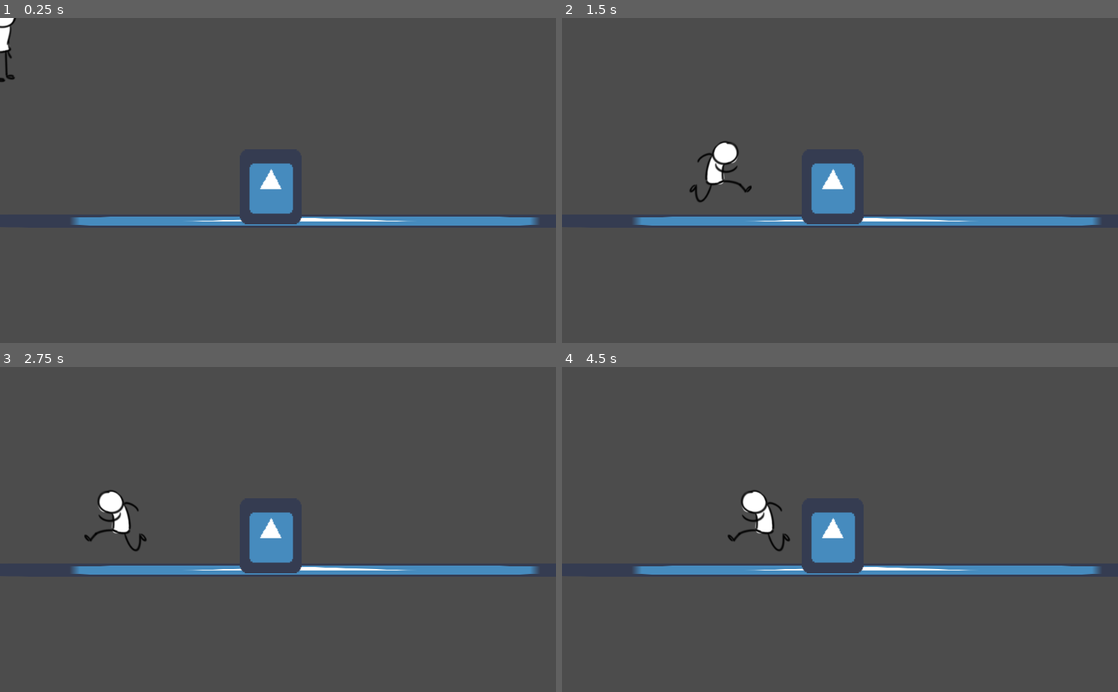
Above: before the commit, frames 1-4 (two rows, left to right).
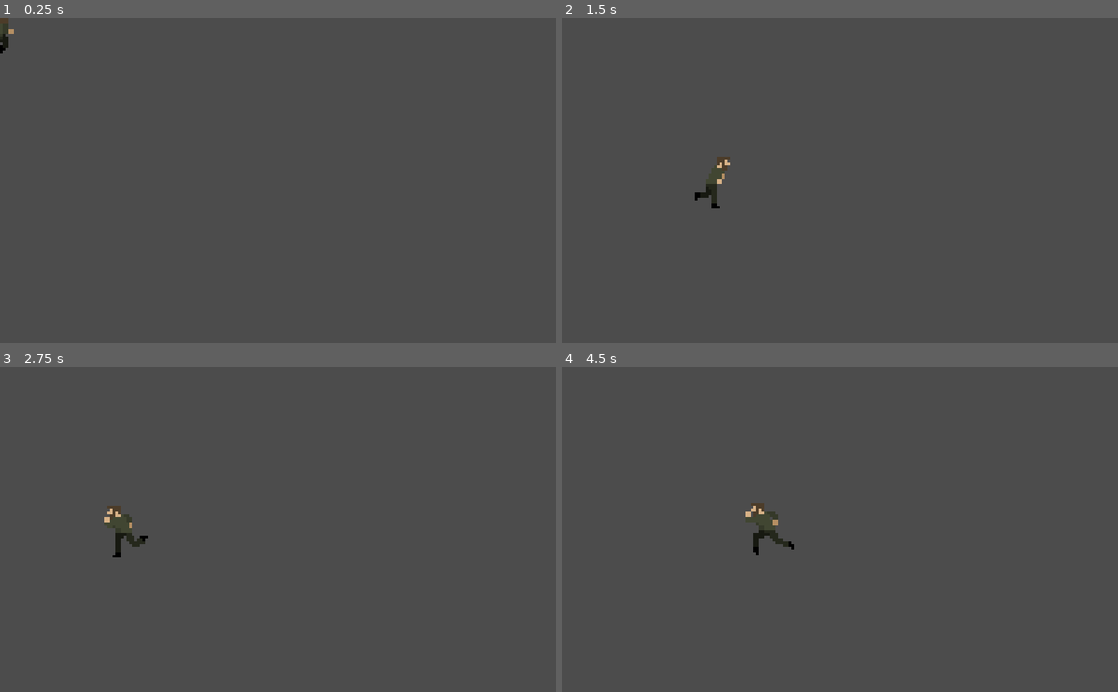
Above: after the commit, the same moments.

Repository: earlsab/godot-game-test
Game: Godot game, scene res://Main.tscn
Two runs of this game, one before a commit and one after it. Both use one fixed random seed, a clock stepped at 60 frames per second and the inputs below. The engine's default icon, where the game draws it, is replaced by a stand-in: a white triangle on a blue panel in a dark square.
Inputs:
- Up to frame 1 (0.25 s): no input
- Up to frame 2 (1.5 s): hold Right (ui_right) from 0.53 s (still down)
- Up to frame 3 (2.75 s): release Right (ui_right) at 2.03 s; hold Left (ui_left) from 2.03 s (still down)
- Up to frame 4 (4.5 s): release Left (ui_left) at 2.78 s; hold Right (ui_right) 2.78-4.28 s; hold Left (ui_left) from 4.28 s (still down)

The runs differ from the first frame. In frame 1, 3.6% of the frame differs, in the area x 0-97%, y 0-64%; in frame 2, 4.0%; in frame 3, 4.1%; in frame 4, 4.1%, in the area x 12-97%, y 37-64%.

Commit message:
Implementation of new sprites

Diff:
--- a/Player/Player.gd
+++ b/Player/Player.gd
@@ -15,6 +15,7 @@
 func _physics_process(_delta):
 	movement.y += GRAVITY
 	var moveState
+	var animationState
 
 	# Movement States
 	if Input.is_action_pressed("ui_extra1"):
@@ -24,23 +25,30 @@
 	else:
 		moveState = WALK
 
+	if is_on_floor():
+		animationState = "Run"
+	else:
+		animationState = "Jump"
+
 	# Player Input
 	if Input.is_action_pressed("ui_right"):
 		movement.x = moveState
 		$spr_player.flip_h = false
-		$spr_player.play("Run")
+		$spr_player.play(animationState)
 	elif Input.is_action_pressed("ui_left"):
 		movement.x = -(moveState)
 		$spr_player.flip_h = true
-		$spr_player.play("Run")
+		$spr_player.play(animationState)
 	else:
 		movement.x = 0
-		$spr_player.play("Idle")
+		if is_on_floor():
+			$spr_player.play("Idle")
+		else:
+			$spr_player.play("Fall")
 
 	# Jump
 	if Input.is_action_pressed("ui_jump") and is_on_floor():
 		movement.y = JUMP
-	else:
-		pass
+
 
 	movement = move_and_slide(movement, RESISTANCE)
--- a/Player/Player.tscn
+++ b/Player/Player.tscn
@@ -1,37 +1,196 @@
-[gd_scene load_steps=10 format=2]
+[gd_scene load_steps=45 format=2]
 
-[ext_resource path="res://assets/idle2.png" type="Texture" id=1]
-[ext_resource path="res://assets/idle.png" type="Texture" id=2]
-[ext_resource path="res://assets/runright2.png" type="Texture" id=3]
-[ext_resource path="res://assets/runright.png" type="Texture" id=4]
-[ext_resource path="res://assets/idle1.png" type="Texture" id=5]
-[ext_resource path="res://assets/runright1.png" type="Texture" id=6]
+[ext_resource path="res://assets/beardedmanidle.png" type="Texture" id=1]
+[ext_resource path="res://assets/beardmanrunright.png" type="Texture" id=2]
+[ext_resource path="res://assets/beardmanjump.png" type="Texture" id=3]
 [ext_resource path="res://Player/Player.gd" type="Script" id=7]
 
-[sub_resource type="SpriteFrames" id=1]
+[sub_resource type="AtlasTexture" id=1]
+atlas = ExtResource( 1 )
+region = Rect2( 0, 0, 32, 32 )
+
+[sub_resource type="AtlasTexture" id=2]
+atlas = ExtResource( 1 )
+region = Rect2( 32, 0, 32, 32 )
+
+[sub_resource type="AtlasTexture" id=3]
+atlas = ExtResource( 1 )
+region = Rect2( 64, 0, 32, 32 )
+
+[sub_resource type="AtlasTexture" id=4]
+atlas = ExtResource( 1 )
+region = Rect2( 96, 0, 32, 32 )
+
+[sub_resource type="AtlasTexture" id=5]
+atlas = ExtResource( 1 )
+region = Rect2( 128, 0, 32, 32 )
+
+[sub_resource type="AtlasTexture" id=6]
+atlas = ExtResource( 1 )
+region = Rect2( 0, 32, 32, 32 )
+
+[sub_resource type="AtlasTexture" id=7]
+atlas = ExtResource( 1 )
+region = Rect2( 32, 32, 32, 32 )
+
+[sub_resource type="AtlasTexture" id=8]
+atlas = ExtResource( 1 )
+region = Rect2( 64, 32, 32, 32 )
+
+[sub_resource type="AtlasTexture" id=9]
+atlas = ExtResource( 1 )
+region = Rect2( 96, 32, 32, 32 )
+
+[sub_resource type="AtlasTexture" id=10]
+atlas = ExtResource( 1 )
+region = Rect2( 128, 32, 32, 32 )
+
+[sub_resource type="AtlasTexture" id=11]
+atlas = ExtResource( 1 )
+region = Rect2( 0, 64, 32, 32 )
+
+[sub_resource type="AtlasTexture" id=12]
+atlas = ExtResource( 1 )
+region = Rect2( 32, 64, 32, 32 )
+
+[sub_resource type="AtlasTexture" id=13]
+atlas = ExtResource( 1 )
+region = Rect2( 64, 64, 32, 32 )
+
+[sub_resource type="AtlasTexture" id=14]
+atlas = ExtResource( 1 )
+region = Rect2( 96, 64, 32, 32 )
+
+[sub_resource type="AtlasTexture" id=15]
+atlas = ExtResource( 1 )
+region = Rect2( 128, 64, 32, 32 )
+
+[sub_resource type="AtlasTexture" id=16]
+atlas = ExtResource( 1 )
+region = Rect2( 0, 96, 32, 32 )
+
+[sub_resource type="AtlasTexture" id=17]
+atlas = ExtResource( 1 )
+region = Rect2( 32, 96, 32, 32 )
+
+[sub_resource type="AtlasTexture" id=18]
+atlas = ExtResource( 1 )
+region = Rect2( 64, 96, 32, 32 )
+
+[sub_resource type="AtlasTexture" id=19]
+atlas = ExtResource( 1 )
+region = Rect2( 96, 96, 32, 32 )
+
+[sub_resource type="AtlasTexture" id=20]
+atlas = ExtResource( 1 )
+region = Rect2( 128, 96, 32, 32 )
+
+[sub_resource type="AtlasTexture" id=21]
+atlas = ExtResource( 1 )
+region = Rect2( 0, 128, 32, 32 )
+
+[sub_resource type="AtlasTexture" id=22]
+atlas = ExtResource( 1 )
+region = Rect2( 32, 128, 32, 32 )
+
+[sub_resource type="AtlasTexture" id=23]
+atlas = ExtResource( 1 )
+region = Rect2( 64, 128, 32, 32 )
+
+[sub_resource type="AtlasTexture" id=24]
+atlas = ExtResource( 1 )
+region = Rect2( 96, 128, 32, 32 )
+
+[sub_resource type="AtlasTexture" id=25]
+atlas = ExtResource( 1 )
+region = Rect2( 128, 128, 32, 32 )
+
+[sub_resource type="AtlasTexture" id=39]
+atlas = ExtResource( 3 )
+region = Rect2( 0, 0, 32, 32 )
+
+[sub_resource type="AtlasTexture" id=40]
+atlas = ExtResource( 3 )
+region = Rect2( 0, 32, 32, 32 )
+
+[sub_resource type="AtlasTexture" id=26]
+atlas = ExtResource( 2 )
+region = Rect2( 0, 0, 32, 32 )
+
+[sub_resource type="AtlasTexture" id=27]
+atlas = ExtResource( 2 )
+region = Rect2( 32, 0, 32, 32 )
+
+[sub_resource type="AtlasTexture" id=28]
+atlas = ExtResource( 2 )
+region = Rect2( 64, 0, 32, 32 )
+
+[sub_resource type="AtlasTexture" id=29]
+atlas = ExtResource( 2 )
+region = Rect2( 0, 32, 32, 32 )
+
+[sub_resource type="AtlasTexture" id=30]
+atlas = ExtResource( 2 )
+region = Rect2( 32, 32, 32, 32 )
+
+[sub_resource type="AtlasTexture" id=31]
+atlas = ExtResource( 2 )
+region = Rect2( 64, 32, 32, 32 )
+
+[sub_resource type="AtlasTexture" id=32]
+atlas = ExtResource( 2 )
+region = Rect2( 0, 64, 32, 32 )
+
+[sub_resource type="AtlasTexture" id=33]
+atlas = ExtResource( 2 )
+region = Rect2( 32, 64, 32, 32 )
+
+[sub_resource type="AtlasTexture" id=34]
+atlas = ExtResource( 2 )
+region = Rect2( 64, 64, 32, 32 )
+
+[sub_resource type="AtlasTexture" id=35]
+atlas = ExtResource( 2 )
+region = Rect2( 0, 96, 32, 32 )
+
+[sub_resource type="AtlasTexture" id=36]
+atlas = ExtResource( 2 )
+region = Rect2( 32, 96, 32, 32 )
+
+[sub_resource type="SpriteFrames" id=37]
 animations = [ {
-"frames": [ ExtResource( 6 ), ExtResource( 3 ), ExtResource( 4 ) ],
-"loop": true,
-"name": "Run",
-"speed": 5.0
-}, {
-"frames": [ ExtResource( 5 ), ExtResource( 1 ), ExtResource( 2 ) ],
+"frames": [ SubResource( 1 ), SubResource( 2 ), SubResource( 3 ), SubResource( 4 ), SubResource( 5 ), SubResource( 6 ), SubResource( 7 ), SubResource( 8 ), SubResource( 9 ), SubResource( 10 ), SubResource( 11 ), SubResource( 12 ), SubResource( 13 ), SubResource( 14 ), SubResource( 15 ), SubResource( 16 ), SubResource( 17 ), SubResource( 18 ), SubResource( 19 ), SubResource( 20 ), SubResource( 21 ), SubResource( 22 ), SubResource( 23 ), SubResource( 24 ), SubResource( 25 ) ],
 "loop": true,
 "name": "Idle",
 "speed": 5.0
+}, {
+"frames": [ SubResource( 39 ) ],
+"loop": true,
+"name": "Jump",
+"speed": 5.0
+}, {
+"frames": [ SubResource( 40 ) ],
+"loop": true,
+"name": "Fall",
+"speed": 5.0
+}, {
+"frames": [ SubResource( 26 ), SubResource( 27 ), SubResource( 28 ), SubResource( 29 ), SubResource( 30 ), SubResource( 31 ), SubResource( 32 ), SubResource( 33 ), SubResource( 34 ), SubResource( 35 ), SubResource( 36 ) ],
+"loop": true,
+"name": "Run",
+"speed": 12.0
 } ]
 
-[sub_resource type="CapsuleShape2D" id=2]
-radius = 16.0
-height = 112.0
+[sub_resource type="RectangleShape2D" id=38]
+extents = Vector2( 12.4203, 56.6564 )
 
 [node name="KinematicBody2D" type="KinematicBody2D"]
 script = ExtResource( 7 )
 
 [node name="spr_player" type="AnimatedSprite" parent="."]
-frames = SubResource( 1 )
+scale = Vector2( 5, 5 )
+frames = SubResource( 37 )
 animation = "Idle"
 
 [node name="CollisionShape2D" type="CollisionShape2D" parent="."]
-position = Vector2( 0, 8 )
-shape = SubResource( 2 )
+position = Vector2( -2.3811, 3.2378 )
+shape = SubResource( 38 )
--- a/World/test_map.tscn
+++ b/World/test_map.tscn
@@ -1,29 +1,39 @@
-[gd_scene load_steps=4 format=2]
+[gd_scene load_steps=5 format=2]
 
 [ext_resource path="res://icon.png" type="Texture" id=1]
 
-[sub_resource type="RectangleShape2D" id=1]
+[sub_resource type="ImageTexture" id=1]
+
+[sub_resource type="RectangleShape2D" id=2]
 extents = Vector2( 642.304, 10 )
 
-[sub_resource type="RectangleShape2D" id=2]
-extents = Vector2( 56.7324, 70.5942 )
+[sub_resource type="RectangleShape2D" id=3]
+extents = Vector2( 56.7324, 46.2261 )
 
 [node name="StaticBody2D" type="StaticBody2D"]
 
 [node name="Sprite" type="Sprite" parent="."]
+visible = false
 position = Vector2( 552.166, 374.718 )
-scale = Vector2( 18.8451, 0.380582 )
+scale = Vector2( 493.485, 35.3429 )
+texture = SubResource( 1 )
+
+[node name="Sprite2" type="Sprite" parent="."]
+visible = false
+position = Vector2( 496.544, 346.642 )
+scale = Vector2( 1.77781, 2.15187 )
 texture = ExtResource( 1 )
 
-[node name="Sprite2" type="Sprite" parent="."]
-position = Vector2( 498.663, 311.68 )
-scale = Vector2( 1.77781, 2.15187 )
+[node name="Sprite3" type="Sprite" parent="."]
+visible = false
+position = Vector2( 514.555, 370.48 )
+scale = Vector2( 17.8022, 0.18193 )
 texture = ExtResource( 1 )
 
 [node name="CollisionShape2D" type="CollisionShape2D" parent="."]
 position = Vector2( 498.366, 371.887 )
-shape = SubResource( 1 )
+shape = SubResource( 2 )
 
 [node name="CollisionShape2D2" type="CollisionShape2D" parent="."]
-position = Vector2( 502.604, 313.616 )
-shape = SubResource( 2 )
+position = Vector2( 499.426, 323.151 )
+shape = SubResource( 3 )
Not shown, added: assets/beardedmanidle.png.import
Not shown, added: assets/beardmanjump.png.import
Not shown, added: assets/beardmanrunleft.png.import
Not shown, added: assets/beardmanrunright.png.import
